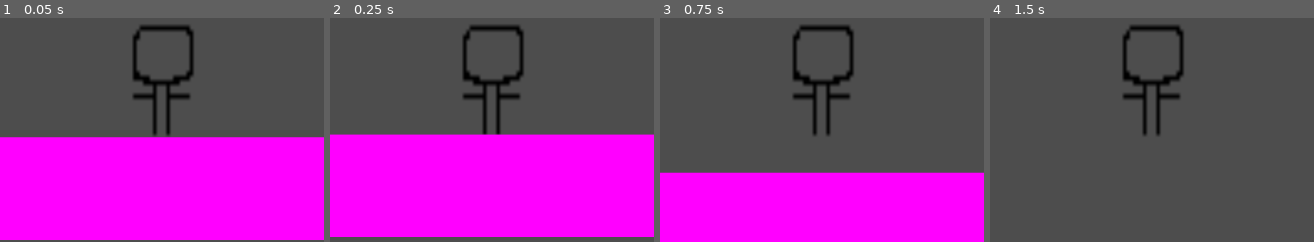
Above: before the commit, frames 1-4 (left to right).
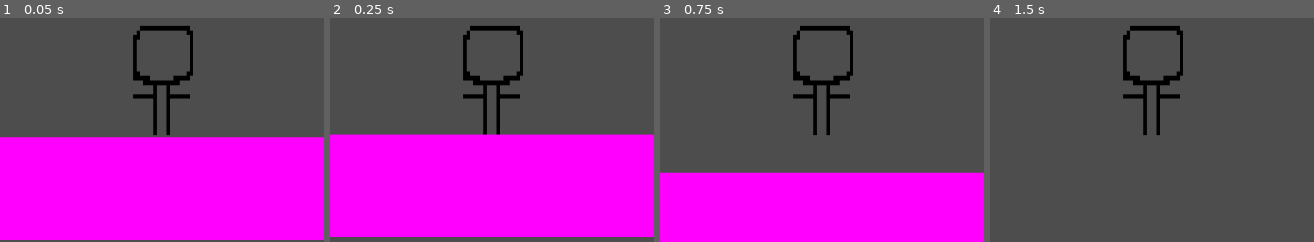
Above: after the commit, the same moments.

Repository: Sheep26/2DMultiplayerShooter
Game: Godot game, scene res://Scenes/Levels/Level1.tscn
Two runs of this game, one before a commit and one after it. Both use one fixed random seed, a clock stepped at 60 frames per second and the inputs below. This scene is started directly instead of the project's main scene.
Inputs:
- Up to frame 1 (0.05 s): no input
- Up to frame 2 (0.25 s): no input
- Up to frame 3 (0.75 s): tap Enter at 0.5 s; hold Right (right) from 0.53 s (still down); tap W (jump) at 0.6 s
- Up to frame 4 (1.5 s): keep holding Right (right); tap W (jump) at 0.77, 1.07 s; tap E (dash) at 1.35 s
The pictures show only the part of the screen within x 36-86%, y 36-86%; the shares and areas given below are measured in that part.

The runs differ from the first frame. In frame 1, 0.7% of the frame differs, in the area x 40-60%, y 3-53%; in frame 2, 0.7%; in frame 3, 0.7%; in frame 4, 0.7%.

Commit message:
Fixed blurry sprite and added coyote time
Who added this goofy ahh sprite like 💀💀💀💀💀💀💀💀💀💀💀💀💀💀

Diff:
--- a/Objects/Player.tscn
+++ b/Objects/Player.tscn
@@ -15,9 +15,14 @@
 shape = SubResource("RectangleShape2D_vui4c")
 
 [node name="Sprite2D" type="Sprite2D" parent="."]
+texture_filter = 1
 position = Vector2(6.28829e-06, 0)
 scale = Vector2(4.8125, 6.5625)
 texture = ExtResource("2_4p3dw")
 
 [node name="Camera2D" type="Camera2D" parent="."]
 visible = false
+
+[node name="Timer" type="Timer" parent="."]
+wait_time = 0.175
+one_shot = true
--- a/Scripts/Player.gd
+++ b/Scripts/Player.gd
@@ -3,16 +3,28 @@
 
 const SPEED = 500.0
 const JUMP_VELOCITY = -475.0
-var jumped = false
+const JUMPS = 2
+var jumpAmount = 2
 var dashCooldown = 0
 var deltaTime = 1
 var lastTime = Time.get_ticks_msec()
 var moveTime = 1000
 var health = 100
+var was_on_floor
+@onready var coyoteTimer = $Timer
 
 # Get the gravity from the project settings to be synced with RigidBody nodes.
 var gravity = ProjectSettings.get_setting("physics/2d/default_gravity")
-
+func _jump(onFloor, jumps):
+	if not onFloor and coyoteTimer.is_stopped():
+		jumps -= 1
+	velocity.y = JUMP_VELOCITY
+	jumps -= 1
+	return jumps
+func _coyoteTime(on_floor):
+	if was_on_floor and not on_floor:
+		coyoteTimer.start()
+	was_on_floor = on_floor
 func _draw():
 	if dashCooldown > 0:
 		draw_string(Control.new().get_theme_font("Arial"), Vector2(-float(get_window().size.x)/2 + 10, -float(get_window().size.y)/2 + 20), "Dash: " + str(round(float(dashCooldown) / 1000)))
@@ -26,16 +38,13 @@
 	# Add the gravity.
 	if not is_on_floor():
 		velocity.y += gravity * delta
-
+	else:
+		jumpAmount = JUMPS
+	# Calls coyote time function
+	_coyoteTime(is_on_floor())
 	# Handle Jump.
-	if is_on_floor():
-		jumped = false
-
-	if Input.is_action_just_pressed("jump") and ((is_on_floor() or not jumped) or (not is_on_floor() and not jumped)):
-		velocity.y = JUMP_VELOCITY
-		if not is_on_floor():
-			jumped = true
-
+	if Input.is_action_just_pressed("jump") and jumpAmount > 0:
+		jumpAmount = _jump(is_on_floor(), jumpAmount)
 	#The input direction
 	var direction = Input.get_axis("left", "right")
 
